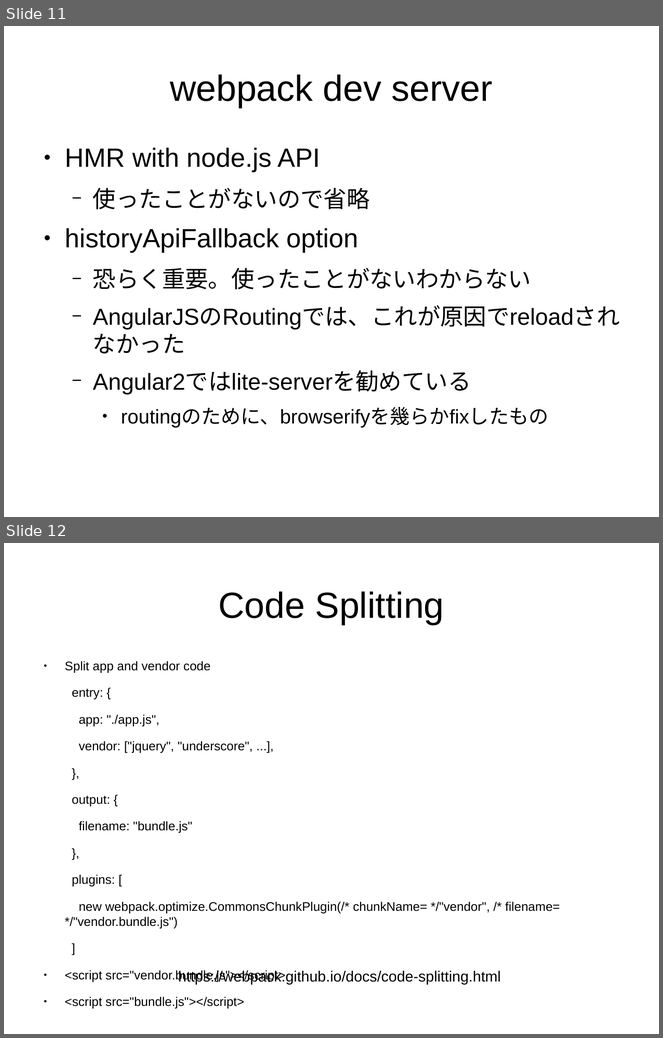
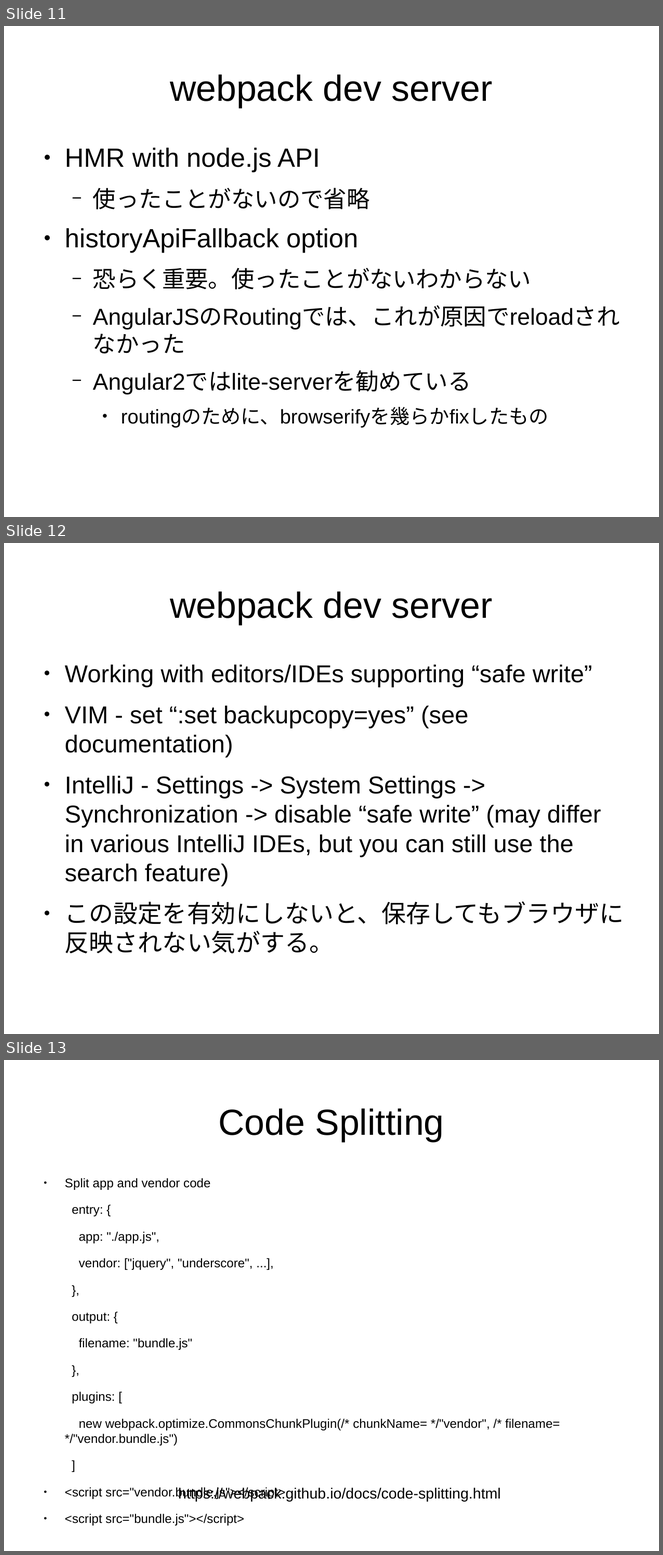
Before and after one commit to sallop/til, a slide deck: webpack入門.odp. Shown one above the other, each under a label of ours: slides 11 and 12 before the commit, slides 11, 12 and 13 after it. The pictures are 663x1038 and 663x1555 pixels, drawn with LibreOffice and Linux fonts; fonts in the diff are those of the drawing. Boxes give left, top, right and bottom in pixels: in the first picture for what was removed or moved away, otherwise in the second. Text is boxed around its words. In the diff, an @@ line names an element or a change of style, - is before the commit and + after.

Commit message:
:set backupcopy=yes for auto refresh

```diff
--- a/webpack入門.odp
+++ b/webpack入門.odp
@@ slide 12 added at <box>4,543,659,1034</box>, background #FFFFFF @@
@@ title added at <box>170,591,493,625</box>, 44 pt, text #000000 @@
+webpack dev server
@@ text added at <box>65,665,624,954</box>, 29.6 pt, text #000000 @@
+● Working with editors/IDEs supporting “safe write”
+● VIM - set “:set backupcopy=yes” (see documentation)
+● IntelliJ - Settings -> System Settings -> Synchronization -> disable “safe write” (may differ in various IntelliJ IDEs, but you can still use the search feature)
+● この設定を有効にしないと、保存してもブラウザに反映されない気がする。
@@ what was slide 12 is now slide 13 @@
```
Also in this commit, not shown: 3 slides changed.
